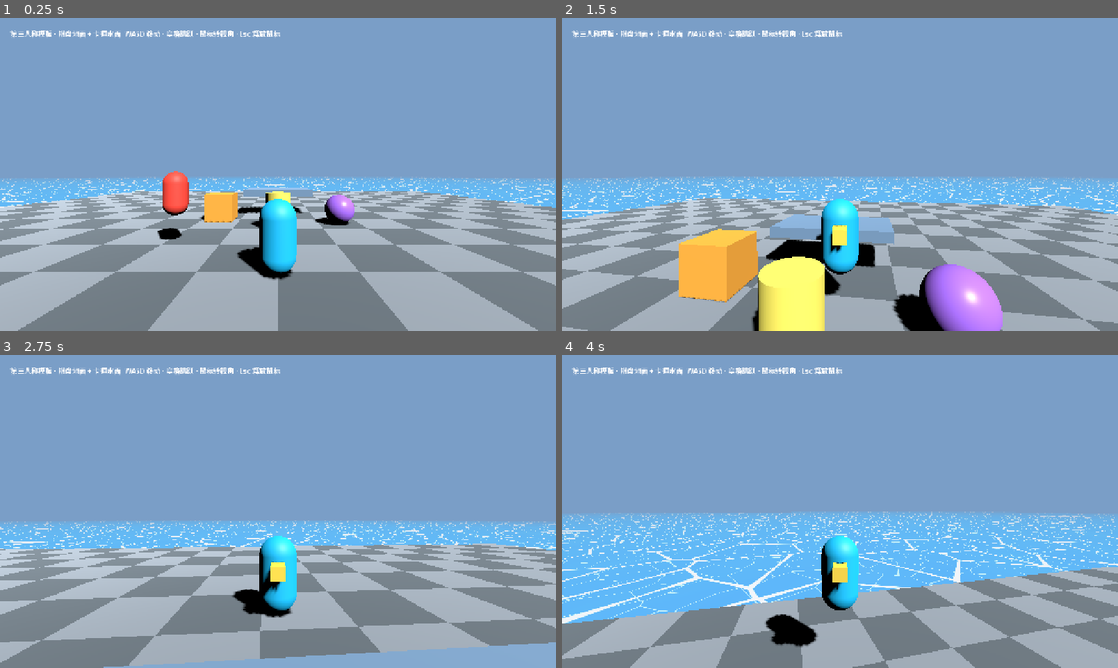
Above: before the commit, frames 1-4 (two rows, left to right).
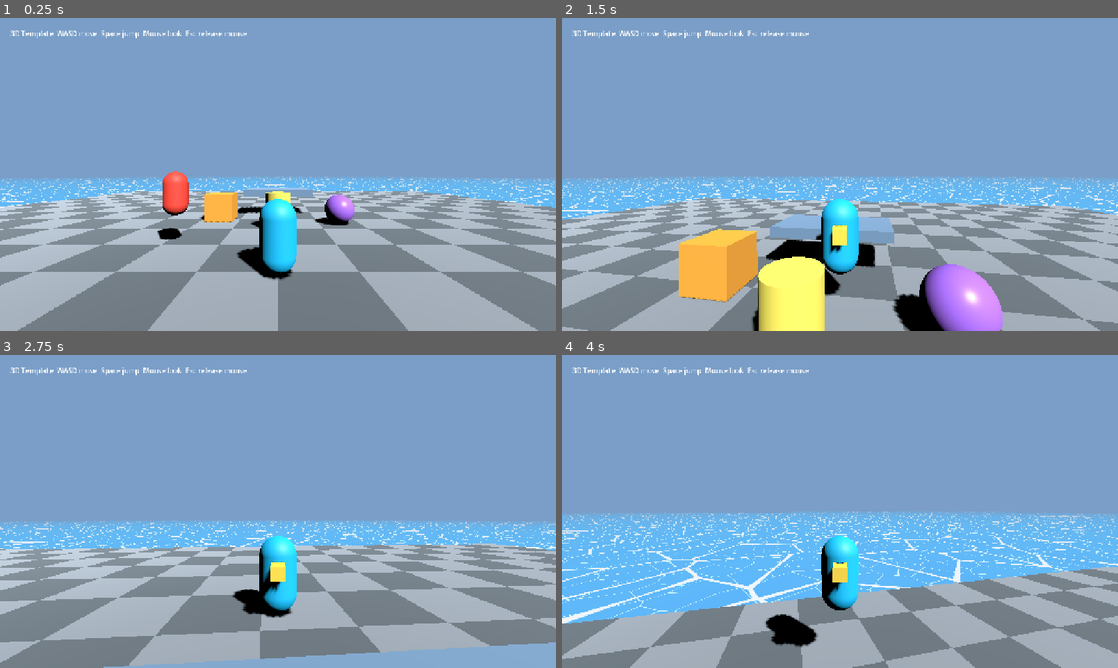
Above: after the commit, the same moments.

Repository: ok897845205/GameAIStudioGodot
Game: Godot game, scene res://scenes/main.tscn
Two runs of this game, one before a commit and one after it. Both use one fixed random seed, a clock stepped at 60 frames per second and the inputs below.
Inputs (mouse positions are in pixels of both pictures, inside the frame that each line leads up to):
- Up to frame 1 (0.25 s): no input
- Up to frame 2 (1.5 s): move the mouse to (867, 174) at 0.52 s; hold W (move_forward) from 0.53 s (still down); tap Space (jump) at 0.6, 0.77, 1.07, 1.35 s; move the mouse to (812, 174) at 1.27 s
- Up to frame 3 (2.75 s): keep holding W (move_forward); tap Space (jump) at 1.52, 1.82, 2.1 s; move the mouse to (289, 505) at 2.02 s
- Up to frame 4 (4 s): keep holding W (move_forward); move the mouse to (834, 517) at 2.77 s; tap Space (jump) at 2.85, 3.02, 3.32, 3.6, 3.77 s; move the mouse to (878, 514) at 3.52 s

The runs differ from the first frame. In frame 1, 0.6% of the frame differs, in the area x 1-51%, y 4-7%; in frame 2, 0.6%; in frame 3, 0.6%; in frame 4, 0.6%.

Commit message:
本地CLI 重构调整

Diff:
--- a/project/gameaistudio_template/gameaistudio_template_3d/scenes/main.tscn
+++ b/project/gameaistudio_template/gameaistudio_template_3d/scenes/main.tscn
@@ -212,4 +212,4 @@
 offset_top = 24.0
 offset_right = 420.0
 offset_bottom = 96.0
-text = "第三人称模板 · 棋盘地面 + 卡通水面  WASD 移动 · 空格跳跃 · 鼠标转视角 · Esc 释放鼠标"
+text = "3D Template  WASD move  Space jump  Mouse look  Esc release mouse"
Not shown, changed: project/packages/main/src/ai/adapters/claude-local.ts
Not shown, changed: project/packages/main/src/ai/adapters/codex-local.ts
Not shown, changed: project/packages/main/src/ai/adapters/kimi-local.ts
Not shown, changed: project/packages/main/src/ai/adapters/kscc-local.ts
Not shown, changed: project/packages/main/src/ai/adapters/local-cli-adapter.test.ts
Not shown, changed: project/packages/main/src/ai/adapters/local-cli-adapter.ts
Not shown, added: project/packages/main/src/ai/adapters/local-cli-output.ts
Not shown, changed: project/packages/main/src/index.ts
Not shown, changed: project/packages/main/src/services/agent-context-service.test.ts
Not shown, changed: project/packages/main/src/services/agent-context-service.ts
Not shown, changed: project/packages/main/src/services/agent-journal-service.test.ts
Not shown, changed: project/packages/main/src/services/agent-journal-service.ts
(and 16 more such lines)
